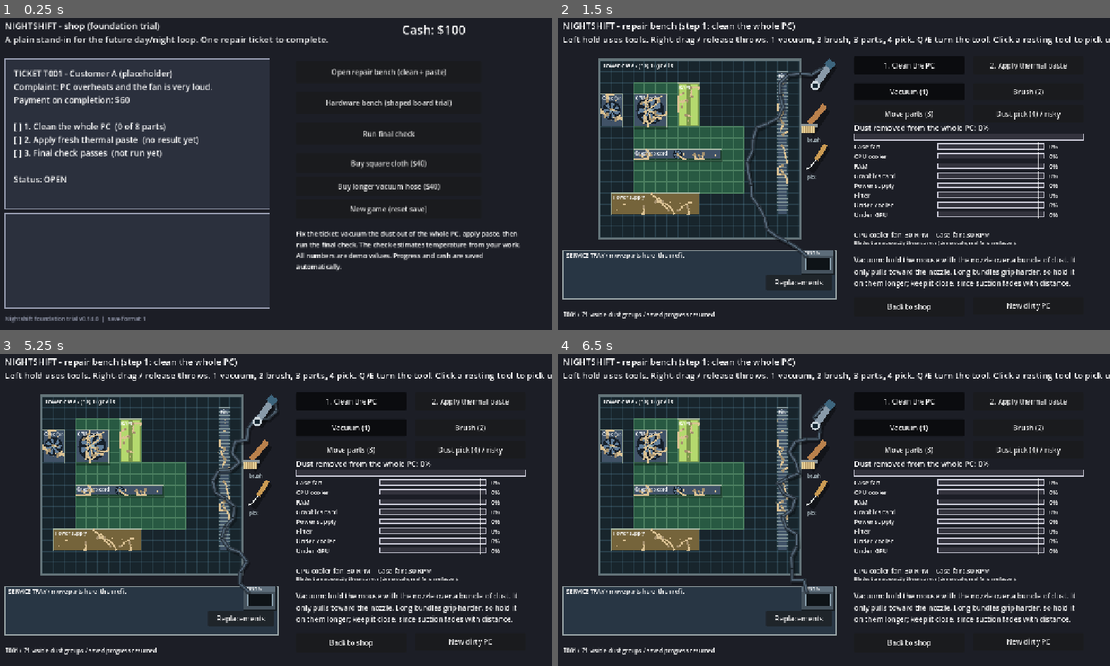
Above: before the commit, frames 1-4 (two rows, left to right).
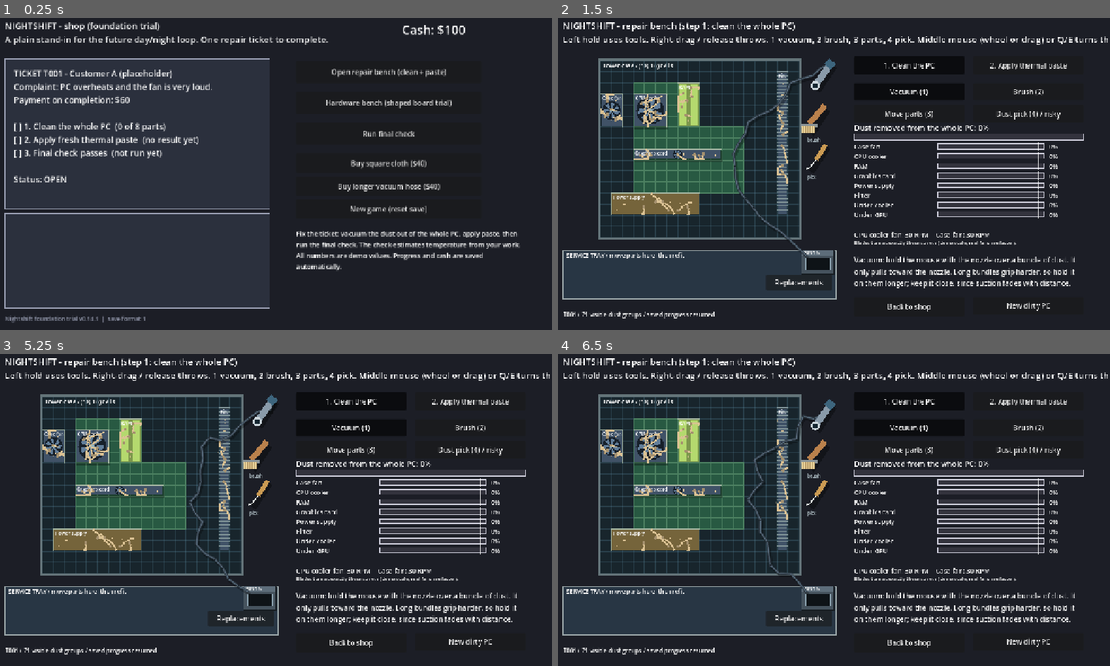
Above: after the commit, the same moments.

Repository: 123rearearcode/nighshift_real
Game: Godot game, scene res://scenes/shop.tscn
Two runs of this game, one before a commit and one after it. Both use one fixed random seed, a clock stepped at 60 frames per second and the inputs below.
Inputs:
- Up to frame 1 (0.25 s): no input
- Up to frame 2 (1.5 s): click "Open repair bench (clean + pa…" at 0.5 s; click "1. Clean the PC" at 1.25 s
- Up to frame 3 (5.25 s): click "2. Apply thermal paste" at 2 s; click "Mount cooler (timed)" at 2.75 s; click "Wipe with cloth" at 3.5 s; click "Clear all paste (instant)" at 4.25 s; click "1. Clean the PC" at 5 s
- Up to frame 4 (6.5 s): click "Vacuum (1)" at 5.75 s

The runs differ from the first frame. In frame 1, less than 0.1% of the frame differs, in the area x 17-18%, y 95-98%; in frame 2, 1.1%, in the area x 31-100%, y 5-78%; in frame 3, 1.1%; in frame 4, 1.0%.

Commit message:
v0.14.1: hose calm-down, rotation fixes, middle-mouse turning, clogged filter
Co-Authored-By: Claude Sonnet 5.5 <noreply@anthropic.com>
Claude-Session: https://claude.ai/code/session_01RRHyDEgCNWig31UsohEBJ7

Diff:
--- a/project.godot
+++ b/project.godot
@@ -11,7 +11,7 @@
 [application]
 
 config/name="Nightshift Foundation Trial"
-config/version="0.14.0"
+config/version="0.14.1"
 run/main_scene="res://scenes/shop.tscn"
 config/features=PackedStringArray("4.7")
 
--- a/scripts/bench/dust_sim.gd
+++ b/scripts/bench/dust_sim.gd
@@ -171,7 +171,7 @@
             b_n.append(n)
             b_remaining.append(float(n))
             b_state.append(STUCK)
-            b_grip.append((0.55 if speck else GRIP_BASE + GRIP_PER_NODE * n) * rng.randf_range(GRIP_JITTER_LOW, GRIP_JITTER_HIGH))
+            b_grip.append((0.55 if speck else GRIP_BASE + GRIP_PER_NODE * n) * rng.randf_range(GRIP_JITTER_LOW, GRIP_JITTER_HIGH) * float(z.get("grip_scale", 1.0)))
             b_pull.append(0.0)
             b_loosen.append(1.0)
             b_stress.append(0.0)
--- a/scripts/bench/hose_sim.gd
+++ b/scripts/bench/hose_sim.gd
@@ -8,11 +8,13 @@
 const POINTS: int = 24
 const BASE_LENGTH: float = 640.0      # px; reaches every part of the PC from the bin
 const LONG_LENGTH: float = 860.0      # px; with the "longer hose" upgrade
-const DAMPING: float = 0.90           # share of speed kept each physics step (table friction)
+const DAMPING: float = 0.78           # share of speed kept each physics step (table friction)
 const ITERATIONS: int = 14
 const SMOOTHING: float = 0.05         # pulls each point toward its neighbours' middle, so it bends smoothly
 const END_STIFFNESS: float = 0.5      # how hard the nozzle end is drawn toward the vacuum each iteration
-const POINT_RADIUS: float = 4.0       # half the hose's thickness, used for obstacles
+const POINT_RADIUS: float = 3.0       # half the hose's thickness, used for obstacles
+const SLEEP_SPEED: float = 0.12       # px per step; a hose moving slower than this everywhere comes to a complete stop
+const MAX_STEP: float = 18.0          # px; no point may move further than this in one step (stops whipping)
 
 var pos := PackedVector2Array()
 var prev := PackedVector2Array()
@@ -71,7 +73,7 @@
     if delta <= 0.0:
         return
     for i in range(1, POINTS):
-        var velocity: Vector2 = (pos[i] - prev[i]) * DAMPING
+        var velocity: Vector2 = ((pos[i] - prev[i]) * DAMPING).limit_length(MAX_STEP)
         prev[i] = pos[i]
         pos[i] += velocity
     pos[0] = anchor_point
@@ -92,11 +94,19 @@
                 pos[i + 1] -= correction * 0.5
         for i in range(1, last):
             pos[i] = pos[i].lerp((pos[i - 1] + pos[i + 1]) * 0.5, SMOOTHING)
-        for i in range(1, POINTS):
+        for i in range(1, last):   # the nozzle end is exempt: it is always where the vacuum is
             for obstacle: Dictionary in obstacles:
                 pos[i] = push_out(pos[i], obstacle, POINT_RADIUS)
     pos[0] = anchor_point
     tug = pos[last] - desired_end
+    var calm: bool = true
+    for i in range(1, POINTS):
+        if pos[i].distance_to(prev[i]) > SLEEP_SPEED:
+            calm = false
+            break
+    if calm:
+        for i in range(1, POINTS):
+            prev[i] = pos[i]
 
 
 # Largest difference between a link's length and the nominal length (used by the regression suite).
--- a/scripts/bench/tool_rig.gd
+++ b/scripts/bench/tool_rig.gd
@@ -13,6 +13,7 @@
 const HOSE_ATTACH := Vector2(21,-31) # where the hose joins the vacuum, in the vacuum's own frame
 const HOSE_TUG: float = 0.5          # share of the taut hose's pull that drags the vacuum back each step
 const HOSE_TUG_DEADBAND: float = 4.0 # a hose lagging less than this many px is slack, not taut
+const HOSE_TAUT_FROM: float = 0.9     # the hose counts as taut once its two ends are this share of its length apart
 const HOSE_PULL_BACK: float = 0.35   # share of the stretch past the hose's length that is pulled back each step
 const HOSE_STRETCH_LIMIT: float = 1.04 # the hose never stretches past this multiple of its length
 const COLLIDE_HALF := Vector2(20,34) # half size of the box tools collide with
@@ -90,6 +91,12 @@
     var motion: RefCounted = motions["vacuum"]
     return motion.center+HOSE_ATTACH.rotated(motion.angle)
 
+# Turn the held tool by a number of 15 degree steps (used by the mouse wheel and middle-button drag).
+func rotate_steps(steps: int) -> void:
+    if steps == 0: return
+    rotate_held(1 if steps > 0 else -1)
+    rotate_steps(steps - (1 if steps > 0 else -1))
+
 # Turn the held tool by `direction` (+1 clockwise, -1 anticlockwise). The working tip stays on the cursor.
 func rotate_held(direction: int) -> void:
     if not equipped or carrying: return
@@ -117,7 +124,8 @@
     var tip: Vector2 = contact()
     speed = ((tip-last_tip)/maxf(delta,0.00001)).limit_length(2500)
     last_tip = tip
-    brush.step(delta,speed,active and selected in ["brush","cloth"])
+    # The bristles bend in the tool's own frame, so the sweep speed is turned into that frame first.
+    brush.step(delta,speed.rotated(-float(motions[selected].angle)),active and selected in ["brush","cloth"])
     hose.step(delta,DustBin.hose_anchor(),hose_end(),hose_obstacles)
     _apply_hose_tug()
 
@@ -133,10 +141,11 @@
     var body: RefCounted = bodies["vacuum"]
     var held: bool = selected == "vacuum" and equipped
     var pull := Vector2.ZERO
-    if hose.tug.length() > HOSE_TUG_DEADBAND:
-        pull += hose.tug.normalized() * (hose.tug.length() - HOSE_TUG_DEADBAND) * HOSE_TUG
     var reach: Vector2 = hose_end() - DustBin.hose_anchor()
     var length: float = hose.length()
+    # Only a nearly straight hose is taut. A bent hose lagging behind (caught on a piece) never drags the vacuum.
+    if hose.tug.length() > HOSE_TUG_DEADBAND and reach.length() > length * HOSE_TAUT_FROM:
+        pull += hose.tug.normalized() * (hose.tug.length() - HOSE_TUG_DEADBAND) * HOSE_TUG
     if reach.length() > length:
         pull -= reach.normalized() * (reach.length() - length) * HOSE_PULL_BACK
     var limit: float = length * HOSE_STRETCH_LIMIT
--- a/scripts/data/dust_zones.gd
+++ b/scripts/data/dust_zones.gd
@@ -13,7 +13,7 @@
         {"id": "motherboard", "label": "RAM", "rect": PCLayout.connector_rect(pc, fit, "ram_2").merge(PCLayout.connector_rect(pc, fit, "ram_1")), "bundles": 6, "specks": 4, "temp_penalty": 6.0},
         {"id": "gpu", "label": "Graphics card", "rect": PCLayout.connector_rect(pc, fit, "pcie"), "bundles": 8, "specks": 5, "temp_penalty": 12.0},
         {"id": "psu", "label": "Power supply", "rect": PCLayout.cell_rect(pc["psu"], fit), "bundles": 6, "specks": 4, "temp_penalty": 6.0},
-        {"id": "front_filter", "label": "Filter", "rect": PCLayout.cell_rect(pc["filter"], fit), "bundles": 8, "specks": 5, "temp_penalty": 8.0},
+        {"id": "front_filter", "label": "Filter", "rect": PCLayout.cell_rect(pc["filter"], fit), "bundles": 8, "specks": 5, "temp_penalty": 8.0, "grip_scale": 1.5},
         {"id": "under_cooler", "label": "Under cooler", "rect": PCLayout.connector_rect(pc, fit, "cpu").grow(-8), "bundles": 4, "specks": 3, "covered_by": "cooler", "temp_penalty": 0.0},
         {"id": "under_gpu", "label": "Under GPU", "rect": PCLayout.connector_rect(pc, fit, "pcie").grow(-4), "bundles": 4, "specks": 3, "covered_by": "gpu", "temp_penalty": 0.0}]
 
--- a/scripts/view/bench_view.gd
+++ b/scripts/view/bench_view.gd
@@ -73,6 +73,9 @@
 var dust: DustSim = DustSim.new()
 var bin := DustBin.new()               # the vacuum's dust bin: fills while vacuuming, click it to empty
 var motes := DustMotes.new()           # floating dust, cosmetic only
+const TURN_DRAG_PIXELS: float = 26.0   # sideways middle-button drag needed per 15 degree turn
+var turning_with_mouse: bool = false
+var turn_travel: float = 0.0
 var bin_notified: bool = false
 var paste: PasteSim = PasteSim.new()
 var paste_image: Image
@@ -255,7 +258,7 @@
     if stage == STAGE_CLEAN:
         status_label.position = Vector2(PANEL_X, 550)
         status_label.size = Vector2(520, 85)
-        title_label.text = "NIGHTSHIFT - repair bench (step 1: clean the whole PC)\nLeft hold uses tools. Right-drag / release throws. 1 vacuum, 2 brush, 3 parts, 4 pick. Q/E turn the tool. Click a resting tool to pick up."
+        title_label.text = "NIGHTSHIFT - repair bench (step 1: clean the whole PC)\nLeft hold uses tools. Right-drag / release throws. 1 vacuum, 2 brush, 3 parts, 4 pick. Middle mouse (wheel or drag) or Q/E turns the tool. Click a resting tool to pick up."
         if _done_count() == zones.size():
             _set_status("Resumed saved PC: already clean. Dust is intentionally absent. Choose New dirty PC to practise again, or continue to paste.", 1)
         else:
@@ -380,6 +383,12 @@
 
 func _input(event: InputEvent) -> void:
     if is_instance_valid(replacement_panel) and replacement_panel.visible: return
+    if event is InputEventMouseMotion and turning_with_mouse:
+        turn_travel += (event as InputEventMouseMotion).relative.x
+        var steps: int = int(turn_travel / TURN_DRAG_PIXELS)
+        if steps != 0:
+            turn_travel -= float(steps) * TURN_DRAG_PIXELS
+            tools.rotate_steps(steps)
     if event is InputEventMouseMotion:
         var now: int = Time.get_ticks_msec()
         if pointer_tick > 0:
@@ -388,6 +397,14 @@
         pointer_event = event.position
     if event is InputEventMouseButton:
         var mb: InputEventMouseButton = event
+        # Middle mouse turns the held tool: spin the wheel, or hold the middle button and drag sideways.
+        if mb.button_index == MOUSE_BUTTON_MIDDLE:
+            turning_with_mouse = mb.pressed
+            turn_travel = 0.0
+            return
+        if mb.pressed and (mb.button_index == MOUSE_BUTTON_WHEEL_UP or mb.button_index == MOUSE_BUTTON_WHEEL_DOWN):
+            tools.rotate_held(-1 if mb.button_index == MOUSE_BUTTON_WHEEL_UP else 1)
+            return
         if mb.button_index == MOUSE_BUTTON_RIGHT and active_tool != 2 and not mount.active:
             if mb.pressed:
                 var candidate: String = tools.hit(mb.position,["vacuum","brush","pick"] if stage == STAGE_CLEAN else ["cloth","syringe"])
@@ -534,6 +551,12 @@
     for piece: Dictionary in pieces:
         if bool(piece["solid"]) and piece["id"] != "vacuum":
             obstacles.append(piece)
+    if stage == STAGE_CLEAN:
+        # Parts still fitted in the PC stand up from the board: the hose lies around them too.
+        for id: String in ServiceAccess.MOVABLE:
+            if id in access.removed_ids() or access.dragging == id: continue
+            var home: Rect2 = access.homes[id]
+            obstacles.append({"id": id, "center": home.get_center(), "angle": 0.0, "half": home.size * 0.5})
     tools.hose_obstacles = obstacles
 
 
--- a/scripts/view/tool_renderer.gd
+++ b/scripts/view/tool_renderer.gd
@@ -51,10 +51,10 @@
     var points: PackedVector2Array = rig.hose.pos
     if points.size() < 2: return
     canvas.draw_set_transform(Vector2(3,5),0.0)
-    canvas.draw_polyline(points,Color(0,0,0,0.30),9.0,true)
+    canvas.draw_polyline(points,Color(0,0,0,0.30),6.0,true)
     canvas.draw_set_transform(Vector2.ZERO)
-    canvas.draw_polyline(points,Color("2c3640"),8.0,true)
-    canvas.draw_polyline(points,Color("56697a"),3.0,true)
+    canvas.draw_polyline(points,Color("2c3640"),5.0,true)
+    canvas.draw_polyline(points,Color("56697a"),2.0,true)
     for i in range(1,points.size()-1):
-        var rib: Vector2 = (points[i+1]-points[i-1]).normalized().orthogonal()*4.5
-        canvas.draw_line(points[i]-rib,points[i]+rib,Color("1d252c"),1.5)
+        var rib: Vector2 = (points[i+1]-points[i-1]).normalized().orthogonal()*3.0
+        canvas.draw_line(points[i]-rib,points[i]+rib,Color("1d252c"),1.0)
--- a/tools/test_regressions.gd
+++ b/tools/test_regressions.gd
@@ -18,6 +18,7 @@
 const SaveStore = preload("res://scripts/state/save_store.gd")
 const PasteSim = preload("res://scripts/bench/paste_sim.gd")
 const Hose = preload("res://scripts/bench/hose_sim.gd")
+const DustZones = preload("res://scripts/data/dust_zones.gd")
 const PieceCollision = preload("res://scripts/bench/piece_collision.gd")
 const Bin = preload("res://scripts/bench/dust_bin.gd")
 const Motes = preload("res://scripts/bench/dust_motes.gd")
@@ -841,6 +842,27 @@
     var long_reach: float = attach_distance(long_rig)
     check(base_reach <= Hose.BASE_LENGTH*ToolRig.HOSE_STRETCH_LIMIT + 1.0, "the hose never stretches past its limit (reach %.1f)" % base_reach)
     check(base_reach < long_reach - 8.0, "a taut hose holds the vacuum back, and a longer hose reaches further (base %.1f, long %.1f)" % [base_reach, long_reach])
+    # Turning the vacuum must not make the hose drag the nozzle off the cursor, even with pieces around.
+    for turns in [0, 3, 6, 9, 12, -3, -6]:
+        var spin_rig := ToolRig.new()
+        spin_rig.hose_obstacles = [{"center":Vector2(520,470),"angle":0.0,"half":Vector2(20,34)},
+            {"center":Vector2(380,330),"angle":0.4,"half":Vector2(30,30)}]
+        spin_rig.select("vacuum",Vector2(300,300))
+        spin_rig.rotate_steps(turns)
+        for frame in range(240): spin_rig.step(1.0/60.0,Vector2(300,300),true)
+        check(spin_rig.contact().distance_to(Vector2(300,300)) < 2.0, "a vacuum turned %d steps keeps its nozzle on the cursor (off by %.1f)" % [turns, spin_rig.contact().distance_to(Vector2(300,300))])
+    var quiet := Hose.new()
+    quiet.reset(Vector2(600,550),Vector2(300,300))
+    for frame in range(400): quiet.step(1.0/60.0,Vector2(600,550),Vector2(300,300))
+    var before: PackedVector2Array = quiet.pos.duplicate()
+    for frame in range(30): quiet.step(1.0/60.0,Vector2(600,550),Vector2(300,300))
+    var drift: float = 0.0
+    for i in range(Hose.POINTS): drift = maxf(drift, quiet.pos[i].distance_to(before[i]))
+    check(drift < 0.5, "a hose left alone stops wriggling (drift %.2f)" % drift)
+    var filter_zone: Dictionary = {}
+    for zone: Dictionary in DustZones.zones():
+        if zone["id"] == "front_filter": filter_zone = zone
+    check(float(filter_zone.get("grip_scale",1.0)) > 1.0, "the clogged filter grips its dust harder")
     gs.new_game()
     gs.money = 100
     check(gs.buy_upgrade("long_hose") and gs.money == 60 and gs.has_upgrade("long_hose") and not gs.buy_upgrade("long_hose"), "the longer hose is bought once")
Not shown, changed: CHANGELOG.md
Not shown, changed: HANDOFF.md
